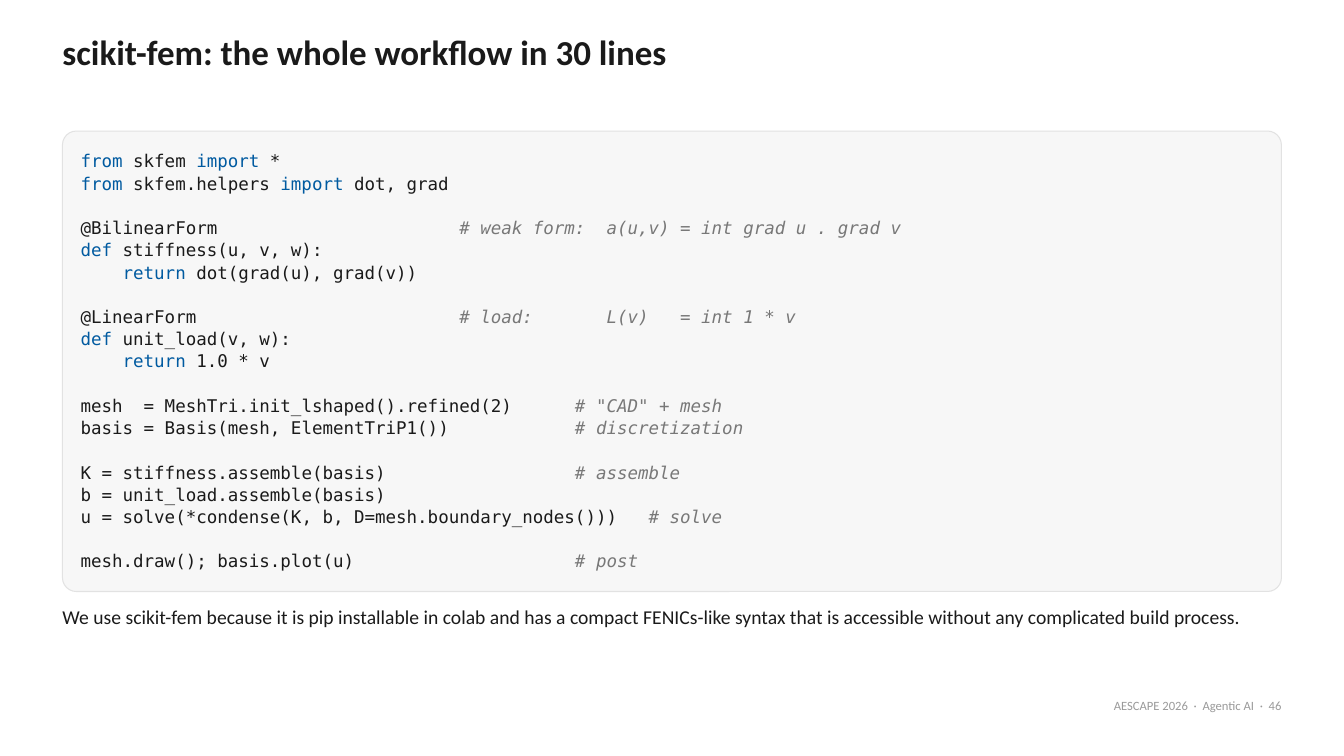
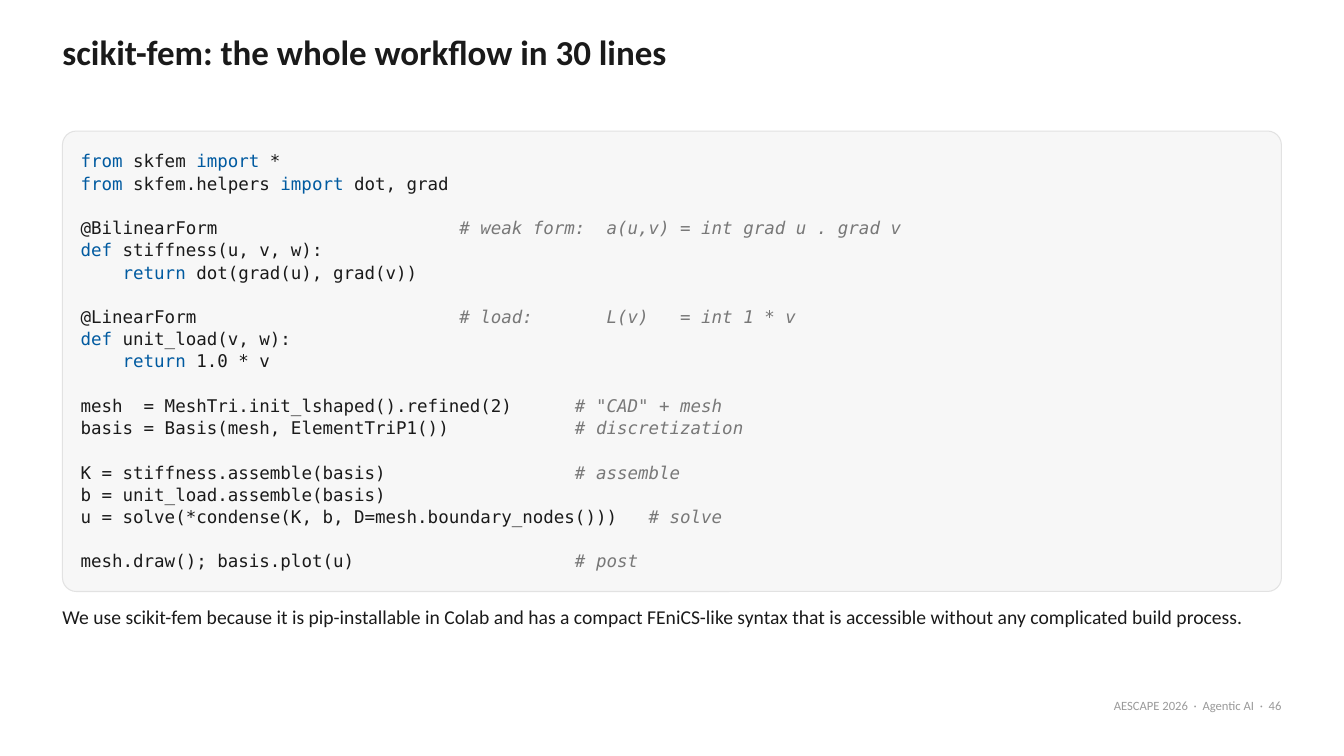
Before and after one commit to natrask/AESCAPE, a slide deck: slide 46 of slides/agentic_ai_intro.pptx. Drawn at 1344x756 pixels with LibreOffice and Linux fonts; fonts in the diff are those of the drawing. Boxes give left, top, right and bottom in pixels: in the first picture for what was removed or moved away, otherwise in the second. Text is boxed around its words. In the diff, an @@ line names an element or a change of style, - is before the commit and + after.

```diff
--- a/slides/agentic_ai_intro.pptx
+++ b/slides/agentic_ai_intro.pptx
@@ text at (62,610,1242,627): text changed @@
-We use scikit-fem because it is pip installable in colab and has a compact FENICs-like syntax that is accessible without any complicated build process.
+We use scikit-fem because it is pip-installable in Colab and has a compact FEniCS-like syntax that is accessible without any complicated build process.
```
Also in this commit, not shown: 9 other slides changed, 1 other file.
